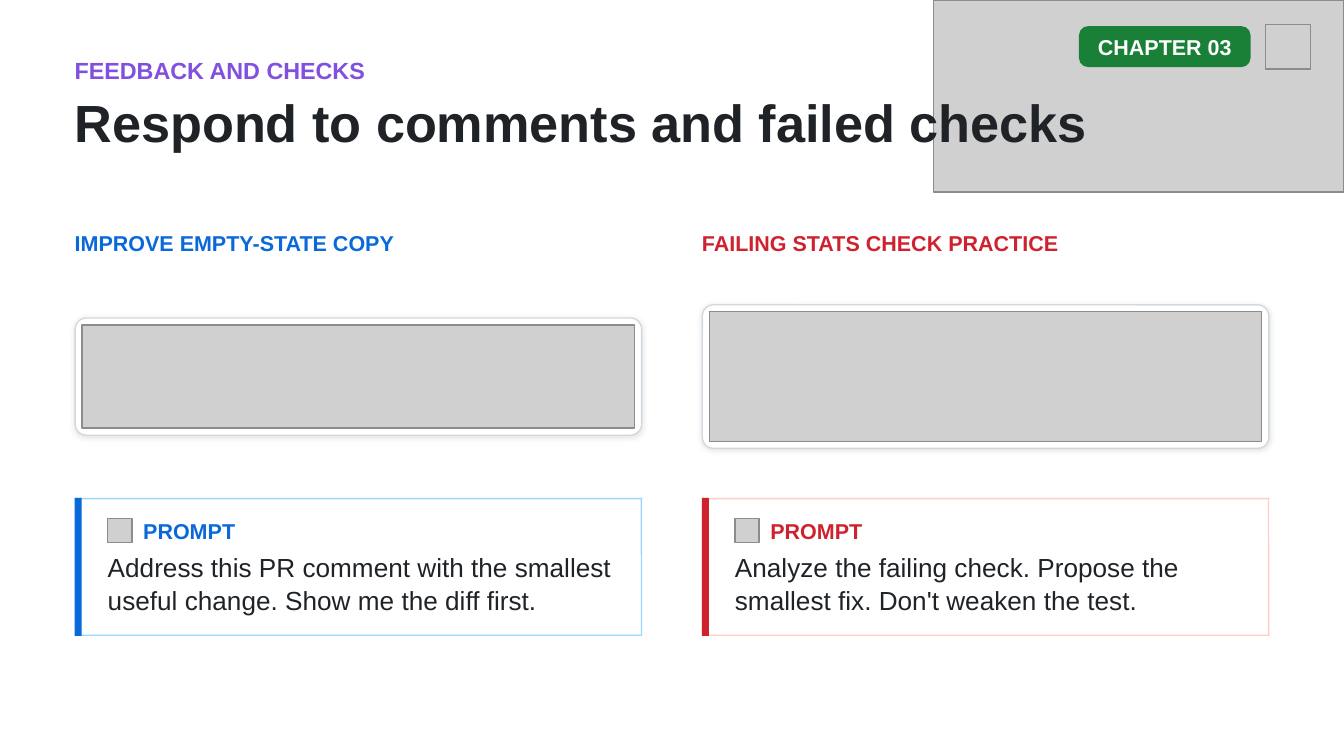
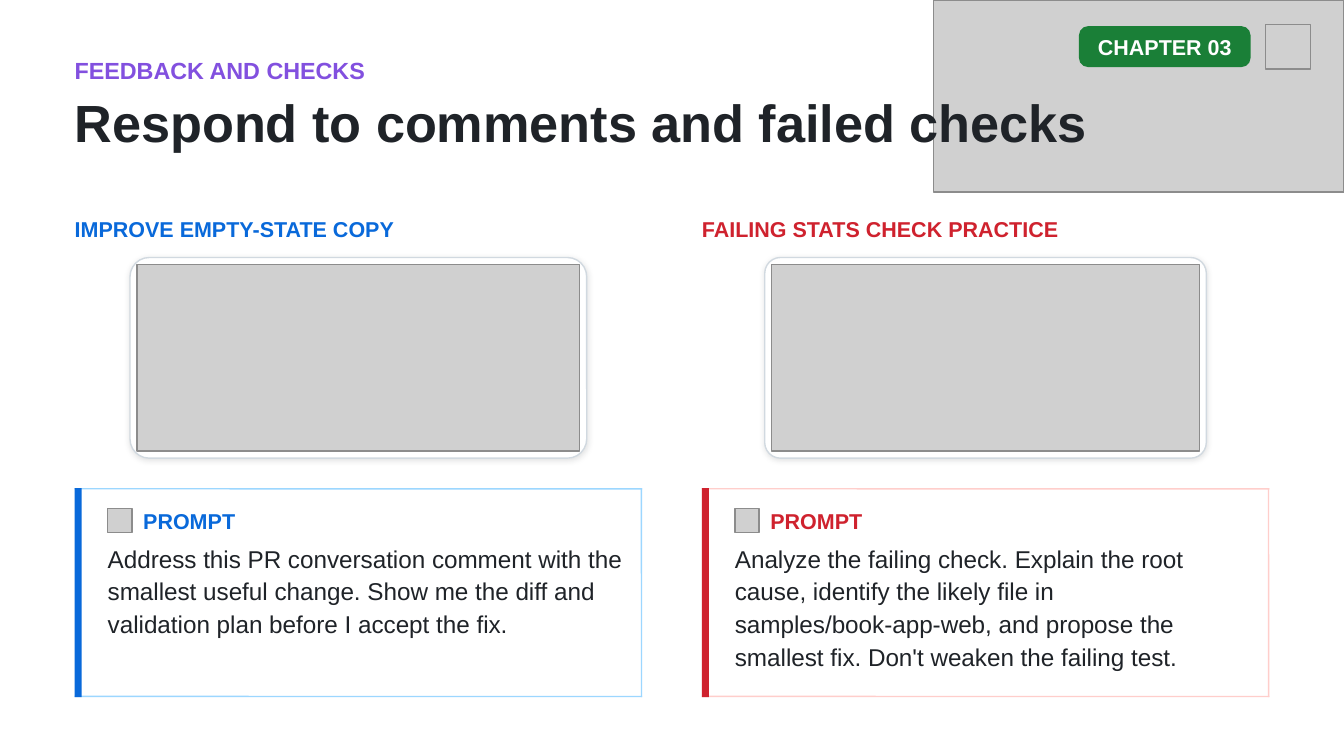
Before and after one commit to github/copilot-app-for-beginners, a slide deck: slide 16 of slides/03-development-workflows.pptx. Drawn at 1344x756 pixels with LibreOffice and Linux fonts; fonts in the diff are those of the drawing; grey boxes stand for pictures. Boxes give left, top, right and bottom in pixels: in the first picture for what was removed or moved away, otherwise in the second. Text is boxed around its words. In the diff, an @@ line names an element or a change of style, - is before the commit and + after.

```diff
--- a/slides/03-development-workflows.pptx
+++ b/slides/03-development-workflows.pptx
@@ text "IMPROVE EMPTY-STATE COPY": place and size @@
-text "IMPROVE EMPTY-STATE COPY" at (75, 236, 394, 252)
+text "IMPROVE EMPTY-STATE COPY" at (75, 222, 394, 238)
@@ text "FAILING STATS CHECK PRACTICE": place and size @@
-text "FAILING STATS CHECK PRACTICE" at (702, 236, 1058, 252)
+text "FAILING STATS CHECK PRACTICE" at (702, 222, 1058, 238)
@@ rounded rectangle: place and size @@
-rounded rectangle at (75, 319, 642, 435)
+rounded rectangle at (130, 258, 587, 458)
@@ picture: place and size @@
-picture at (82, 325, 634, 429)
+picture at (137, 265, 579, 452)
@@ rounded rectangle: place and size @@
-rounded rectangle at (703, 305, 1270, 449)
+rounded rectangle at (765, 258, 1207, 458)
@@ picture: place and size @@
-picture at (710, 312, 1262, 441)
+picture at (771, 265, 1199, 452)
@@ rounded rectangle: place and size @@
-rounded rectangle at (75, 497, 642, 636)
+rounded rectangle at (75, 488, 642, 698)
@@ line moved from (78, 497) - (78, 636) to (78, 488) - (78, 698) @@
@@ line moved from (641, 497) - (641, 636) to (641, 488) - (641, 698) @@
@@ 2 pictures, 2 texts, 2 lines: place and size @@
-2 pictures, 2 texts, 2 lines at (75, 499, 1269, 543)
+2 pictures, 2 texts, 2 lines at (75, 489, 1269, 532)
@@ rounded rectangle: place and size @@
-rounded rectangle at (702, 497, 1269, 636)
+rounded rectangle at (702, 488, 1269, 698)
@@ line moved from (706, 497) - (706, 636) to (706, 488) - (706, 698) @@
@@ line moved from (1269, 497) - (1269, 636) to (1269, 488) - (1269, 698) @@
@@ text at (108, 550, 622, 638): text changed; size 14 to 13 pt @@
-Address this PR comment with the smallest useful change. Show me the diff first.
+Address this PR conversation comment with the smallest useful change. Show me the diff and validation plan before I accept the fix.
@@ text at (735, 550, 1183, 671): text changed; size 14 to 13 pt @@
-Analyze the failing check. Propose the smallest fix. Don't weaken the test.
+Analyze the failing check. Explain the root cause, identify the likely file in
+samples/book-app-web, and propose the smallest fix. Don't weaken the failing test.
@@ line moved from (75, 636) - (642, 636) to (75, 696) - (642, 696) @@
@@ line moved from (702, 636) - (1269, 636) to (702, 696) - (1269, 696) @@
```
Also in this commit, not shown: 10 other slides changed, 7 other files.
